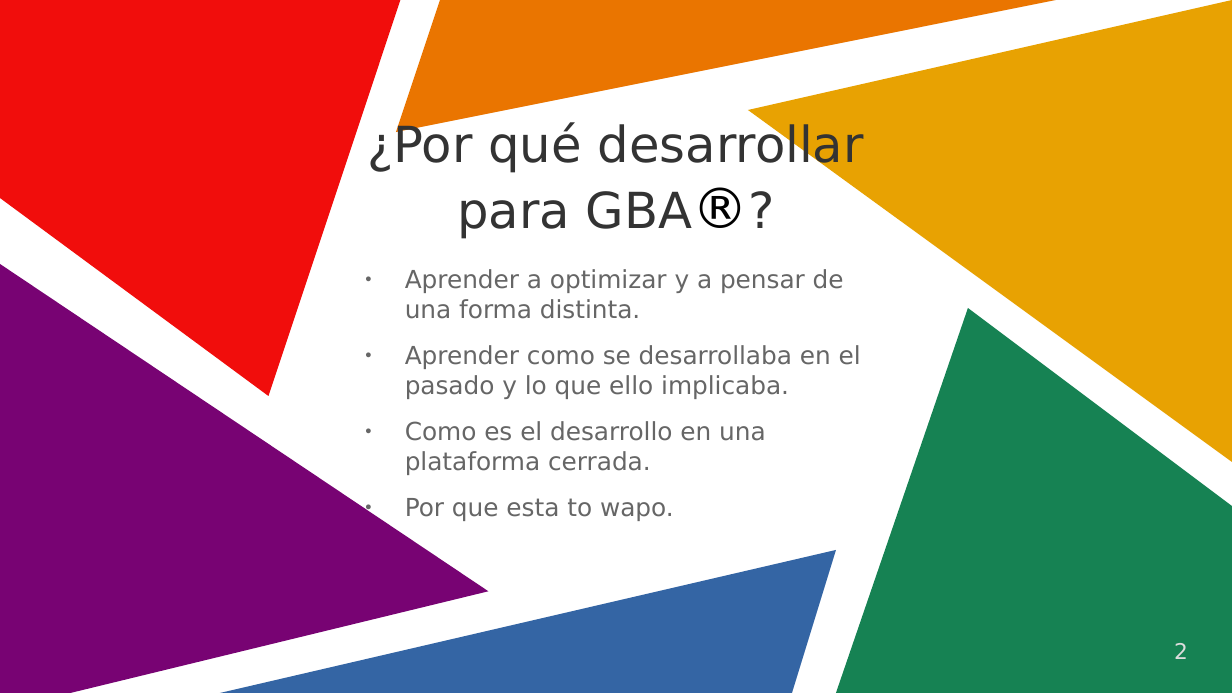
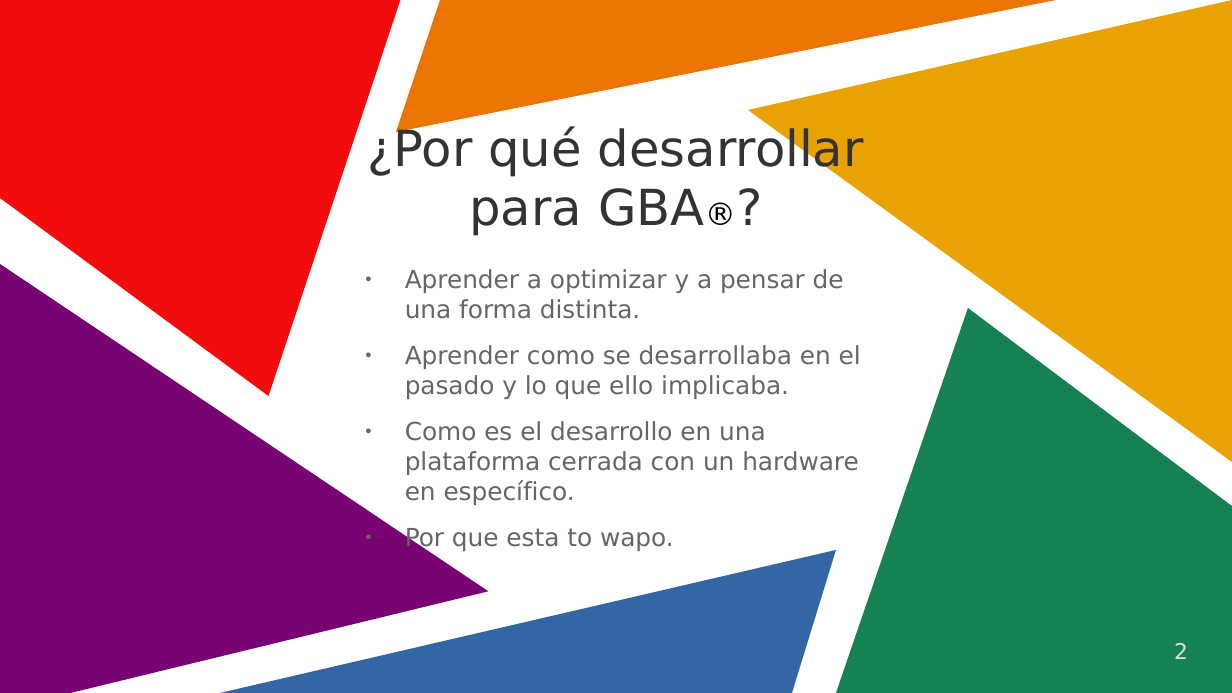
Before and after one commit to chrmargra/gba-development, a slide deck: slide 2 of Guides/Presentation.odp. Drawn at 1232x693 pixels with LibreOffice and Linux fonts; fonts in the diff are those of the drawing. Boxes give left, top, right and bottom in pixels: in the first picture for what was removed or moved away, otherwise in the second. Text is boxed around its words. In the diff, an @@ line names an element or a change of style, - is before the commit and + after.

```diff
--- a/Guides/Presentation.odp
+++ b/Guides/Presentation.odp
@@ title "¿Por qué desarrollar para GBA®?" at (x1=367, y1=125, x2=864, y2=236): size 36 to 20 pt in "GBA®?" @@
@@ text at (x1=405, y1=421, x2=859, y2=505): text changed @@
-● Como es el desarrollo en una plataforma cerrada.
+● Como es el desarrollo en una plataforma cerrada con un hardware en específico.
```
Also in this commit, not shown: 3 other slides changed, 3 slides added.
